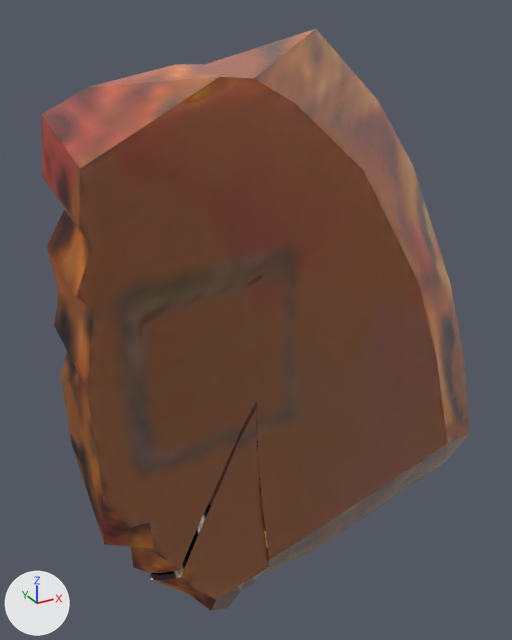
What one commit did to the glTF model obj/Ceramic016.gltf.
The view is the same before and after, from a 50 mm camera at (0.2723, -0.0531, -0.4381) aimed at (0.3234, 0.0398, -0.4846). The lights are fixed; the arrows at lower left show +X, +Y and +Z. Where no turn or scale is listed for an object, it has been applied to the vertices.

The first picture shows 'Ceramic016', 'Ceramic016_001', 'Ceramic016_002', 'Ceramic016_003', 'Ceramic016_004', 'Ceramic016_005'.
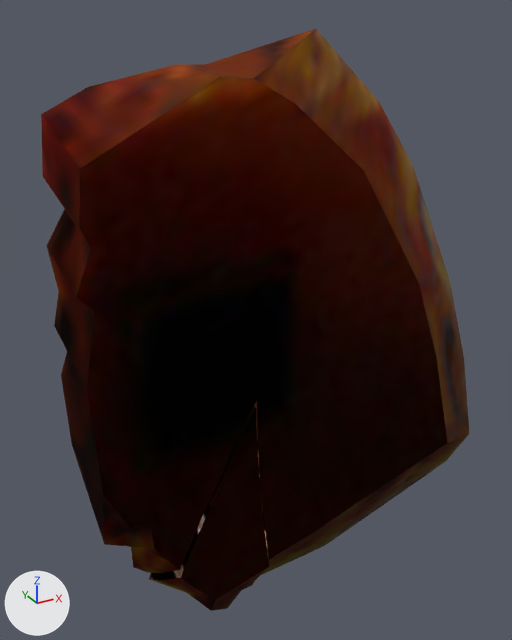
Where the change shows, as pixel boxes [x1, y1, x2, y2] in the pictures (512 x 640 px):
'Ceramic016_005', recoloured (brown to red)
    both: [41, 29, 327, 393]
'Ceramic016_001', recoloured
    both: [61, 328, 296, 573]
'Ceramic016_003', recoloured (brown to red)
    both: [249, 42, 433, 341]
'Ceramic016_004', recoloured (brown to black)
    both: [271, 229, 469, 447]
'Ceramic016_002', recoloured (brown to black)
    both: [254, 375, 458, 575]
'Ceramic016', recoloured (brown to black)
    both: [149, 406, 269, 611]

What changed in the scene script:
```text
Add mat_harrow:
    mat_harrow = bpy.data.materials.new('Harrow')
    # colours: black #000000
    # uses the picture img_branalp_diffuse_baked_jpg
Change me_plane_058:
    where me_plane_058.from_pydata(...)  # 39 vertices, 74 faces; spans x -0.0137..0.0058, y -0.0065..0.0071, z -0.0223..0.0205
    remove me_plane_058.materials.append(mat_branalp)
    add me_plane_058.materials.append(mat_harrow)
Change me_plane_145:
    where me_plane_145.from_pydata(...)  # 46 vertices, 88 faces; spans x -0.0154..0.0211, y -0.0065..0.0073, z -0.0268..0.0159
    remove me_plane_145.materials.append(mat_branalp)
    add me_plane_145.materials.append(mat_harrow)
Change me_plane_146:
    where me_plane_146.from_pydata(...)  # 46 vertices, 88 faces; spans x -0.0129..0.034, y -0.0086..0.0065, z -0.0259..0.0184
    remove me_plane_146.materials.append(mat_branalp)
    add me_plane_146.materials.append(mat_harrow)
Change me_plane_147:
    where me_plane_147.from_pydata(...)  # 43 vertices, 82 faces; spans x -0.0125..0.0281, y -0.0103..0.0068, z -0.0135..0.0298
    remove me_plane_147.materials.append(mat_branalp)
    add me_plane_147.materials.append(mat_harrow)
Change me_plane_148:
    where me_plane_148.from_pydata(...)  # 49 vertices, 94 faces; spans x -0.0211..0.026, y -0.0085..0.0066, z -0.0265..0.0199
    remove me_plane_148.materials.append(mat_branalp)
    add me_plane_148.materials.append(mat_harrow)
Change me_plane_149:
    where me_plane_149.from_pydata(...)  # 55 vertices, 106 faces; spans x -0.0177..0.0217, y -0.0134..0.0107, z -0.0195..0.0256
    remove me_plane_149.materials.append(mat_branalp)
    add me_plane_149.materials.append(mat_harrow)
```
